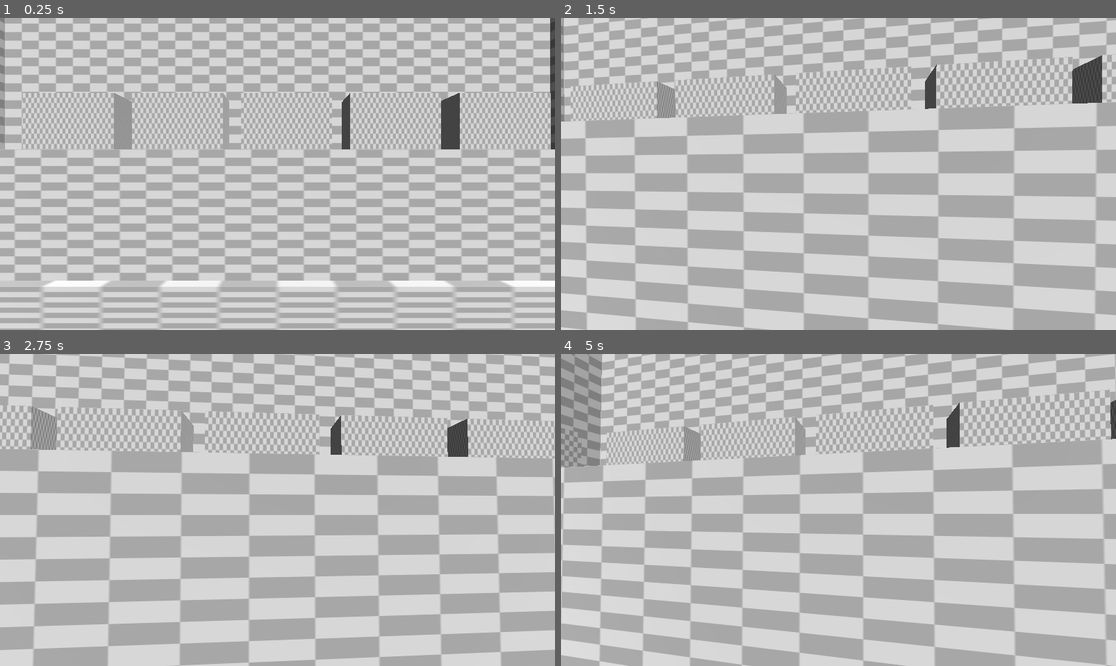
Above: before the commit, frames 1-4 (two rows, left to right).
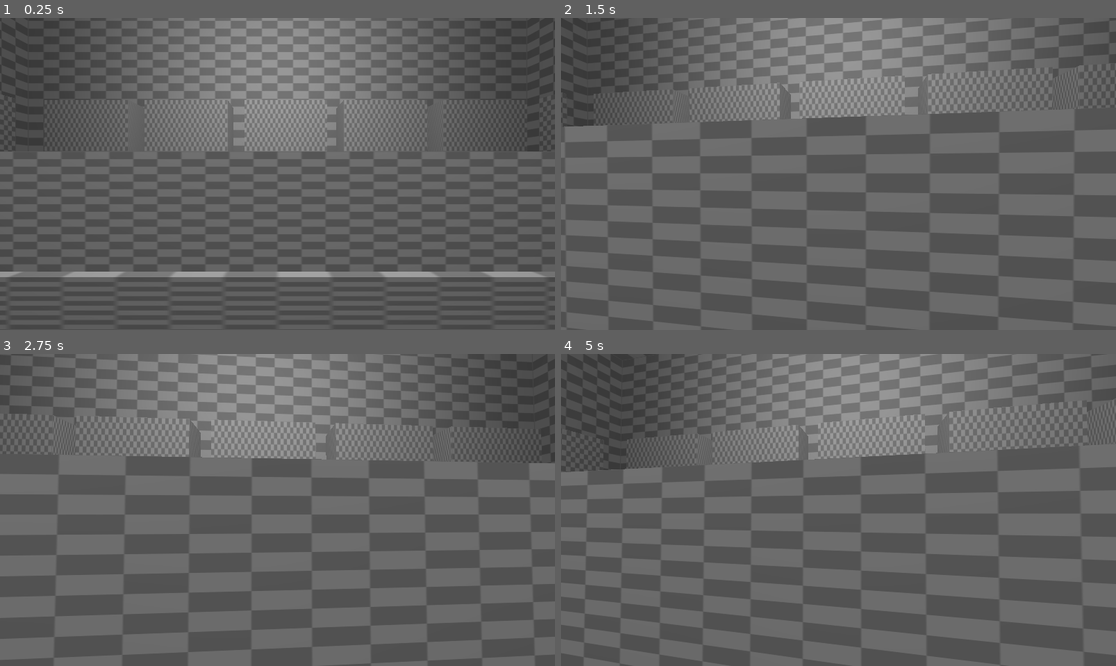
Above: after the commit, the same moments.

Repository: Cosmonaut800/Inspection
Game: Godot game, scene res://Scenes/world.tscn
The game is run twice, just before and just after one commit, with the same random seed, the same clock (stepped at 60 frames per second) and the same inputs.
Inputs (mouse positions are in pixels of both pictures, inside the frame that each line leads up to):
- Up to frame 1 (0.25 s): no input
- Up to frame 2 (1.5 s): tap Enter at 0.5 s; move the mouse to (866, 174) at 0.52 s; hold W (move_forward) from 0.53 s (still down); move the mouse to (810, 174) at 1.27 s
- Up to frame 3 (2.75 s): keep holding W (move_forward); move the mouse to (288, 503) at 2.02 s
- Up to frame 4 (5 s): keep holding W (move_forward); move the mouse to (832, 516) at 2.77 s; move the mouse to (877, 513) at 3.52 s; move the mouse to (794, 506) at 4.27 s

The runs differ from the first frame. In frame 1, 97% of the frame differs, in the area x 0-100%, y 0-100%; in frame 2, 98%; in frame 3, 98%; in frame 4, 98%.

Commit message:
Created oscilloscope effect

Diff:
--- /dev/null
+++ b/Scenes/inspection_frame.tscn
@@ -0,0 +1,3 @@
+[gd_scene format=3 uid="uid://ufmsrk8yynj3"]
+
+[node name="InspectionFrame" type="Node3D"]
--- /dev/null
+++ b/Scenes/oscilloscope.tscn
@@ -0,0 +1,34 @@
+[gd_scene load_steps=6 format=3 uid="uid://y3fhbrp47ptv"]
+
+[ext_resource type="Script" path="res://Scripts/scope_line.gd" id="1_agbpb"]
+
+[sub_resource type="BoxMesh" id="BoxMesh_j2vi6"]
+size = Vector3(0.1, 0.1, 0.1)
+
+[sub_resource type="PlaneMesh" id="PlaneMesh_spv2y"]
+size = Vector2(0.1, 0.1)
+
+[sub_resource type="ViewportTexture" id="ViewportTexture_rto3v"]
+viewport_path = NodePath("Screen/SubViewport")
+
+[sub_resource type="StandardMaterial3D" id="StandardMaterial3D_g507j"]
+resource_local_to_scene = true
+albedo_texture = SubResource("ViewportTexture_rto3v")
+
+[node name="Oscilloscope" type="Node3D"]
+
+[node name="BodyGraphics" type="MeshInstance3D" parent="."]
+mesh = SubResource("BoxMesh_j2vi6")
+
+[node name="Screen" type="MeshInstance3D" parent="."]
+transform = Transform3D(1, 0, 0, 0, 1, 0, 0, 0, 1, 0, 0.0597745, 0)
+mesh = SubResource("PlaneMesh_spv2y")
+surface_material_override/0 = SubResource("StandardMaterial3D_g507j")
+
+[node name="SubViewport" type="SubViewport" parent="Screen"]
+disable_3d = true
+size = Vector2i(256, 256)
+render_target_update_mode = 4
+
+[node name="Line" type="Node2D" parent="Screen/SubViewport"]
+script = ExtResource("1_agbpb")
--- /dev/null
+++ b/Scenes/part.tscn
@@ -0,0 +1,10 @@
+[gd_scene load_steps=2 format=3 uid="uid://ca7naxg00sehu"]
+
+[sub_resource type="PrismMesh" id="PrismMesh_hd5dr"]
+size = Vector3(0.1, 0.1, 0.2)
+
+[node name="Part" type="Node3D"]
+
+[node name="Graphics" type="MeshInstance3D" parent="."]
+transform = Transform3D(1, 0, 0, 0, -4.37114e-08, -1, 0, 1, -4.37114e-08, 0, 0, 0)
+mesh = SubResource("PrismMesh_hd5dr")
--- a/Scenes/player.tscn
+++ b/Scenes/player.tscn
@@ -1,13 +1,13 @@
 [gd_scene load_steps=4 format=3 uid="uid://btjt3q81y0i2b"]
 
-[ext_resource type="Script" path="res://Scenes/player.gd" id="1_xbbtb"]
+[ext_resource type="Script" path="res://Scripts/player.gd" id="1_pxk52"]
 
 [sub_resource type="CapsuleShape3D" id="CapsuleShape3D_yksil"]
 
 [sub_resource type="CapsuleMesh" id="CapsuleMesh_fvcmy"]
 
 [node name="Player" type="CharacterBody3D"]
-script = ExtResource("1_xbbtb")
+script = ExtResource("1_pxk52")
 
 [node name="CollisionShape3D" type="CollisionShape3D" parent="."]
 shape = SubResource("CapsuleShape3D_yksil")
@@ -18,6 +18,7 @@
 [node name="PitchPivot" type="Node3D" parent="YawPivot"]
 
 [node name="Camera3D" type="Camera3D" parent="YawPivot/PitchPivot"]
+fov = 80.0
 
 [node name="MeshInstance3D" type="MeshInstance3D" parent="."]
 mesh = SubResource("CapsuleMesh_fvcmy")
--- a/Scenes/world.tscn
+++ b/Scenes/world.tscn
@@ -1,8 +1,9 @@
-[gd_scene load_steps=8 format=3 uid="uid://by2771v3haugr"]
+[gd_scene load_steps=9 format=3 uid="uid://by2771v3haugr"]
 
 [ext_resource type="Texture2D" uid="uid://bv68o32w2syqa" path="res://Materials/Textures/ground.png" id="1_27my0"]
 [ext_resource type="PackedScene" uid="uid://btjt3q81y0i2b" path="res://Scenes/player.tscn" id="1_iq64q"]
 [ext_resource type="Material" uid="uid://cm76uwm7kjl1n" path="res://Materials/checkerboard.tres" id="3_rjy6d"]
+[ext_resource type="PackedScene" uid="uid://y3fhbrp47ptv" path="res://Scenes/oscilloscope.tscn" id="4_kkmu0"]
 
 [sub_resource type="Environment" id="Environment_frknc"]
 
@@ -19,9 +20,6 @@
 
 [node name="WorldEnvironment" type="WorldEnvironment" parent="."]
 environment = SubResource("Environment_frknc")
-
-[node name="DirectionalLight3D" type="DirectionalLight3D" parent="."]
-transform = Transform3D(0.920505, -0.301498, 0.248536, 0, 0.636078, 0.771625, -0.390731, -0.710284, 0.585513, 0, 8.46299, 0)
 
 [node name="Ground" type="MeshInstance3D" parent="."]
 visible = false
@@ -89,12 +87,16 @@
 transform = Transform3D(1, 0, 0, 0, 1, 0, 0, 0, 1, 6.25, 1.75, -2)
 size = Vector3(2.5, 4.5, 1)
 
+[node name="Box7" type="CSGBox3D" parent="TestEnvironment/Ground/Platform"]
+transform = Transform3D(-4.37114e-08, 0, -1, 0, 1, 0, 1, 0, -4.37114e-08, 8.25, 1.75, -0.167)
+size = Vector3(2.5, 4.5, 1)
+
 [node name="Box1" type="CSGBox3D" parent="TestEnvironment/Ground"]
-transform = Transform3D(-1, 0, -8.74228e-08, 0, 1, 0, 8.74228e-08, 0, -1, 3.75, 1.75, 4.5)
+transform = Transform3D(-1, 0, -8.74228e-08, 0, 1, 0, 8.74228e-08, 0, -1, -2.25, 1.75, 4.5)
 size = Vector3(2.5, 4.5, 1)
 
 [node name="Box2" type="CSGBox3D" parent="TestEnvironment/Ground"]
-transform = Transform3D(-1, 0, -8.74228e-08, 0, 1, 0, 8.74228e-08, 0, -1, 0.75, 1.75, 4.5)
+transform = Transform3D(-1, 0, -8.74228e-08, 0, 1, 0, 8.74228e-08, 0, -1, -5.25, 1.75, 4.5)
 size = Vector3(2.5, 4.5, 1)
 
 [node name="Walls" type="CSGBox3D" parent="TestEnvironment"]
@@ -105,10 +107,17 @@
 size = Vector3(17, 8.5, 9.75)
 
 [node name="Window" type="CSGBox3D" parent="TestEnvironment/Walls"]
-transform = Transform3D(1, 0, 0, 0, 1, 0, 0, 0, 1, -4.66667, -1.18333, 4.86667)
+transform = Transform3D(1, 0, 0, 0, 1, 0, 0, 0, 1, 3.33333, -1.18333, 4.86667)
 flip_faces = true
 
 [node name="Window2" type="CSGBox3D" parent="TestEnvironment/Walls"]
 transform = Transform3D(1, 0, 0, 0, 1, 0, 0, 0, 1, 8.66667, -1.43333, 2.2)
 flip_faces = true
 size = Vector3(1, 3.5, 2)
+
+[node name="OmniLight3D" type="OmniLight3D" parent="TestEnvironment"]
+transform = Transform3D(1.33333, 0, 0, 0, 1.33333, 0, 0, 0, 1.33333, 0, 5.44533, 0)
+omni_range = 7.5
+
+[node name="Oscilloscope" parent="." instance=ExtResource("4_kkmu0")]
+transform = Transform3D(2, 0, 0, 0, 2, 0, 0, 0, 2, -2.5, 1, 1)
--- /dev/null
+++ b/Scripts/scope_line.gd
@@ -0,0 +1,18 @@
+extends Node2D
+
+var timer := 0.0
+var points := PackedVector2Array()
+var bg: Texture2D = preload("res://Materials/Textures/osc_screen.png")
+
+func _process(delta):
+	timer += delta
+
+	for i in range(256):
+		points.append(Vector2(i * 1.0, 128.0 + 64.0 * sin(i * PI/256.0) * cos(i/3.141592 - 13.72 * timer) * sin(i/20.0 + timer)))
+
+	queue_redraw()
+
+func _draw():
+	draw_texture(bg, Vector2.ZERO)
+	draw_polyline(points, Color.BLACK, 1.0, true)
+	points = []
Binary file added: Materials/Textures/osc_screen.png
Not shown, added: Materials/Textures/osc_screen.png.import
Renamed: Scenes/player.gd -> Scripts/player.gd
Not shown, added: credits.txt
